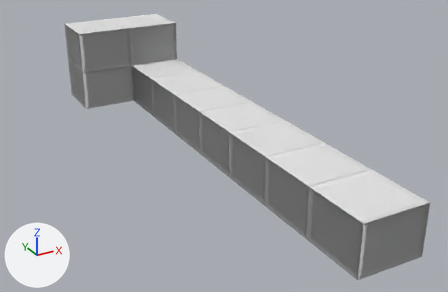
Before and after pictures for a commit that changed the glTF model www/models/lba1/iso_scenes/1.glb.
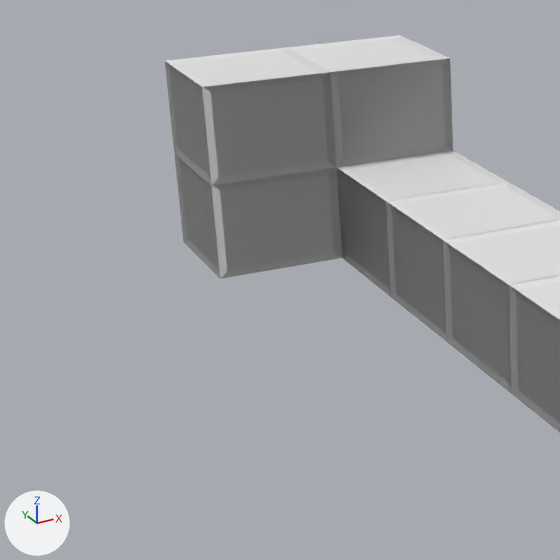
Each version is shown whole from a camera (50 mm lens) standing at (37.64, -31.85, 10.02) and looking at (46.29, -16.12, 2.15), then close up on the part from 0% to 49% of the width and 0% to 75% of the height. Lighting does not change. The marker at lower left points along +X, +Y and +Z. Materials are left out; every surface is plain grey. Where no turn or scale is listed for an object, it has been applied to the vertices.

The scene before the commit, as lines of its bpy script (objects in view):
```python
me_mesh_0 = bpy.data.meshes.new('Mesh_0')
me_mesh_0.from_pydata(...)  # 352 vertices, 660 faces; spans x 44.0..48.0, y -23.0..-7.0, z 1.5..4.5
me_mesh_0.materials.append(mat_material_0)
ob_textured_c25f708a = bpy.data.objects.new('textured_c25f708a', me_mesh_0)
ob_textured_c25f708a.location = (0.0, 0.0, 0.0)
```
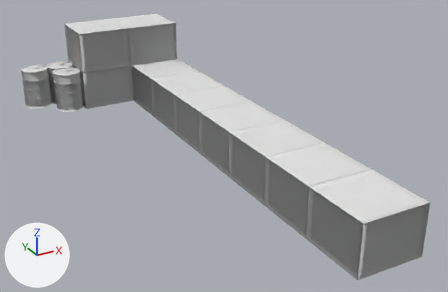
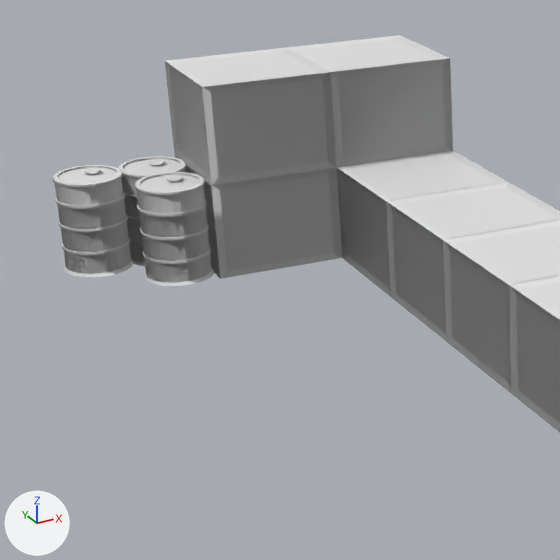
Changed parts and their boxes (x1, y1, x2, y2) in the close-ups (560 x 560 px):
'colored', added
    after: (53, 156, 214, 286)

What changed in the scene script:
```text
Add me_mesh_0_1:
    me_mesh_0_1.from_pydata(...)  # 2976 vertices, 5634 faces; spans x 41.97..44.03, y -9.03..-6.97, z 1.5..3.03
Add ob_colored:
    ob_colored = bpy.data.objects.new('colored', me_mesh_0_1)
    ob_colored.location = (0.0, 0.0, 0.0)
```
